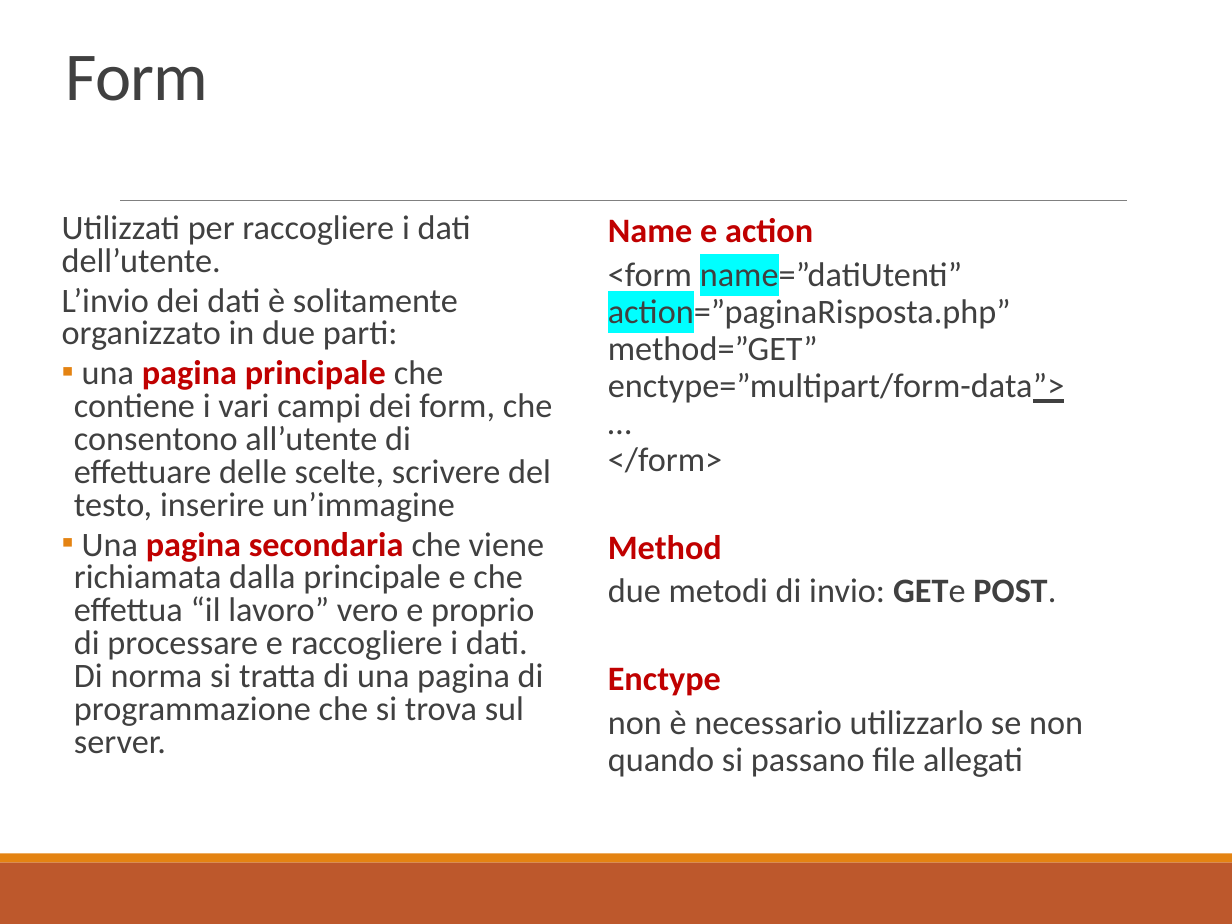
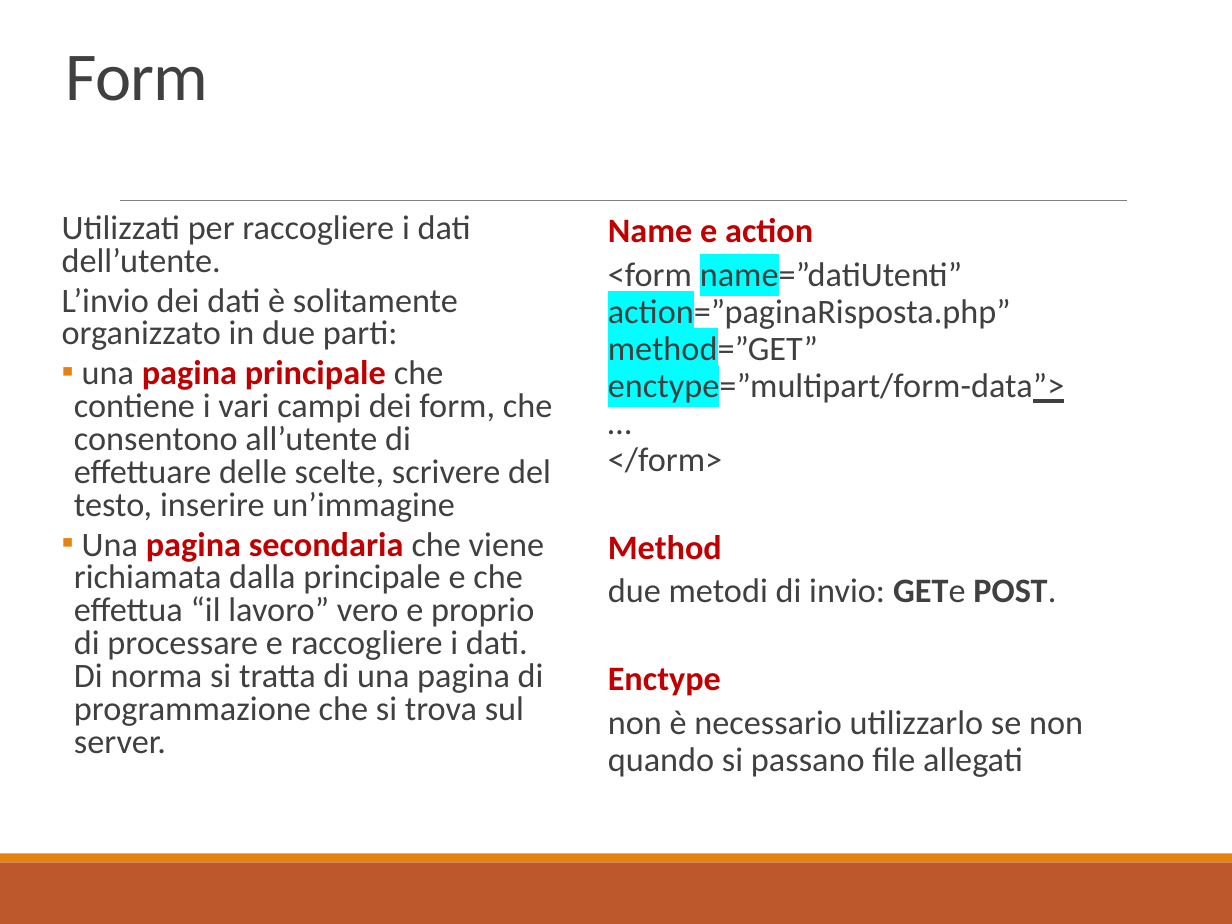
Before and after one commit to docentemaurocasadei/corso-fondamenti-web, a slide deck: slide 80 of dispense/HTML5.pptx. Drawn at 1232x924 pixels with LibreOffice and Linux fonts; fonts in the diff are those of the drawing. Boxes give left, top, right and bottom in pixels: in the first picture for what was removed or moved away, otherwise in the second. Text is boxed around its words. In the diff, an @@ line names an element or a change of style, - is before the commit and + after.

```diff
--- a/dispense/HTML5.pptx
+++ b/dispense/HTML5.pptx
@@ text at (608, 258, 1065, 473): highlight none to #00FFFF in "method=”GET” enctype=”multipart/form-data”>" @@
```
Also in this commit, not shown: 10 other slides changed.
